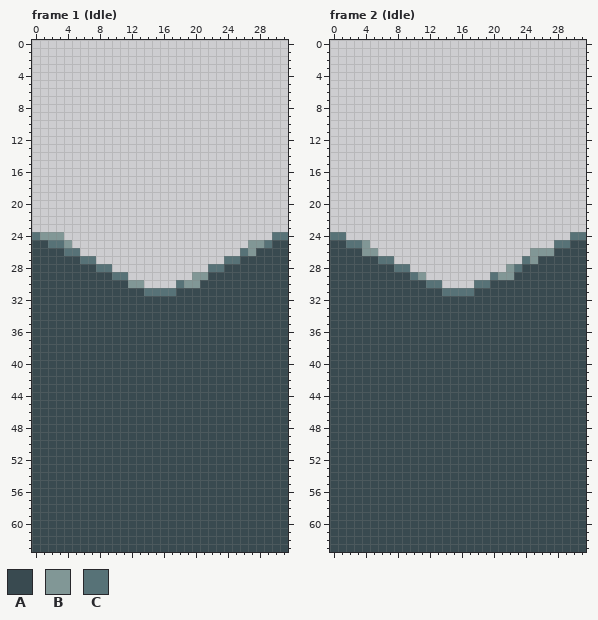
Pixel-art file -- Assets/Sprites/Water.aseprite. Above: the version before the commit.
32x64 pixels, 5 frames. Shown: frame 1 (Idle), frame 2 (Idle). The commit also changed other frames, which this record leaves out.
Visible layers, top first: "Highlights", "Water".
Palette (. is transparent): A #394a50  B #819796  C #577277
Pixels before, frame 1 (Idle), first column x 0:
24 CBBB..........................CC
25 AACCB......................BBCAA
26 AAAACC....................CBAAAA
27 AAAAAACC................CCAAAAAA
28 AAAAAAAACC............CCAAAAAAAA
29 AAAAAAAAAACC........BBAAAAAAAAAA
30 AAAAAAAAAAAABB....CBBAAAAAAAAAAA
31 AAAAAAAAAAAAAACCCCAAAAAAAAAAAAAA
32 AAAAAAAAAAAAAAAAAAAAAAAAAAAAAAAA
33 AAAAAAAAAAAAAAAAAAAAAAAAAAAAAAAA
34 AAAAAAAAAAAAAAAAAAAAAAAAAAAAAAAA
35 AAAAAAAAAAAAAAAAAAAAAAAAAAAAAAAA
36 AAAAAAAAAAAAAAAAAAAAAAAAAAAAAAAA
37 AAAAAAAAAAAAAAAAAAAAAAAAAAAAAAAA
38 AAAAAAAAAAAAAAAAAAAAAAAAAAAAAAAA
39 AAAAAAAAAAAAAAAAAAAAAAAAAAAAAAAA
40 AAAAAAAAAAAAAAAAAAAAAAAAAAAAAAAA
41 AAAAAAAAAAAAAAAAAAAAAAAAAAAAAAAA
42 AAAAAAAAAAAAAAAAAAAAAAAAAAAAAAAA
43 AAAAAAAAAAAAAAAAAAAAAAAAAAAAAAAA
44 AAAAAAAAAAAAAAAAAAAAAAAAAAAAAAAA
45 AAAAAAAAAAAAAAAAAAAAAAAAAAAAAAAA
46 AAAAAAAAAAAAAAAAAAAAAAAAAAAAAAAA
47 AAAAAAAAAAAAAAAAAAAAAAAAAAAAAAAA
48 AAAAAAAAAAAAAAAAAAAAAAAAAAAAAAAA
49 AAAAAAAAAAAAAAAAAAAAAAAAAAAAAAAA
50 AAAAAAAAAAAAAAAAAAAAAAAAAAAAAAAA
51 AAAAAAAAAAAAAAAAAAAAAAAAAAAAAAAA
52 AAAAAAAAAAAAAAAAAAAAAAAAAAAAAAAA
53 AAAAAAAAAAAAAAAAAAAAAAAAAAAAAAAA
54 AAAAAAAAAAAAAAAAAAAAAAAAAAAAAAAA
55 AAAAAAAAAAAAAAAAAAAAAAAAAAAAAAAA
56 AAAAAAAAAAAAAAAAAAAAAAAAAAAAAAAA
57 AAAAAAAAAAAAAAAAAAAAAAAAAAAAAAAA
58 AAAAAAAAAAAAAAAAAAAAAAAAAAAAAAAA
59 AAAAAAAAAAAAAAAAAAAAAAAAAAAAAAAA
60 AAAAAAAAAAAAAAAAAAAAAAAAAAAAAAAA
61 AAAAAAAAAAAAAAAAAAAAAAAAAAAAAAAA
62 AAAAAAAAAAAAAAAAAAAAAAAAAAAAAAAA
63 AAAAAAAAAAAAAAAAAAAAAAAAAAAAAAAA
Pixels before, frame 2 (Idle), first column x 0:
24 CC............................CC
25 AACCB.......................CCAA
26 AAAABB...................BBBAAAA
27 AAAAAACC................CBAAAAAA
28 AAAAAAAACC............BCAAAAAAAA
29 AAAAAAAAAACB........CBBAAAAAAAAA
30 AAAAAAAAAAAACC....CCAAAAAAAAAAAA
31 AAAAAAAAAAAAAACCCCAAAAAAAAAAAAAA
32 AAAAAAAAAAAAAAAAAAAAAAAAAAAAAAAA
33 AAAAAAAAAAAAAAAAAAAAAAAAAAAAAAAA
34 AAAAAAAAAAAAAAAAAAAAAAAAAAAAAAAA
35 AAAAAAAAAAAAAAAAAAAAAAAAAAAAAAAA
36 AAAAAAAAAAAAAAAAAAAAAAAAAAAAAAAA
37 AAAAAAAAAAAAAAAAAAAAAAAAAAAAAAAA
38 AAAAAAAAAAAAAAAAAAAAAAAAAAAAAAAA
39 AAAAAAAAAAAAAAAAAAAAAAAAAAAAAAAA
40 AAAAAAAAAAAAAAAAAAAAAAAAAAAAAAAA
41 AAAAAAAAAAAAAAAAAAAAAAAAAAAAAAAA
42 AAAAAAAAAAAAAAAAAAAAAAAAAAAAAAAA
43 AAAAAAAAAAAAAAAAAAAAAAAAAAAAAAAA
44 AAAAAAAAAAAAAAAAAAAAAAAAAAAAAAAA
45 AAAAAAAAAAAAAAAAAAAAAAAAAAAAAAAA
46 AAAAAAAAAAAAAAAAAAAAAAAAAAAAAAAA
47 AAAAAAAAAAAAAAAAAAAAAAAAAAAAAAAA
48 AAAAAAAAAAAAAAAAAAAAAAAAAAAAAAAA
49 AAAAAAAAAAAAAAAAAAAAAAAAAAAAAAAA
50 AAAAAAAAAAAAAAAAAAAAAAAAAAAAAAAA
51 AAAAAAAAAAAAAAAAAAAAAAAAAAAAAAAA
52 AAAAAAAAAAAAAAAAAAAAAAAAAAAAAAAA
53 AAAAAAAAAAAAAAAAAAAAAAAAAAAAAAAA
54 AAAAAAAAAAAAAAAAAAAAAAAAAAAAAAAA
55 AAAAAAAAAAAAAAAAAAAAAAAAAAAAAAAA
56 AAAAAAAAAAAAAAAAAAAAAAAAAAAAAAAA
57 AAAAAAAAAAAAAAAAAAAAAAAAAAAAAAAA
58 AAAAAAAAAAAAAAAAAAAAAAAAAAAAAAAA
59 AAAAAAAAAAAAAAAAAAAAAAAAAAAAAAAA
60 AAAAAAAAAAAAAAAAAAAAAAAAAAAAAAAA
61 AAAAAAAAAAAAAAAAAAAAAAAAAAAAAAAA
62 AAAAAAAAAAAAAAAAAAAAAAAAAAAAAAAA
63 AAAAAAAAAAAAAAAAAAAAAAAAAAAAAAAA
After:
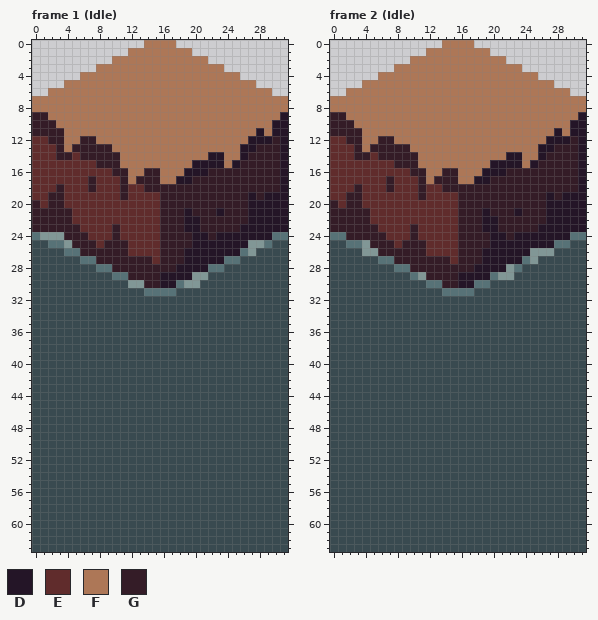
Colours new in this view: D #241527  E #602c2c  F #ad7757  G #341c27
Author's note on the commit: break block is kaputt
What changed:
layer "Block" now shown
Changed rows in their new state; - is an unchanged pixel.
Frame 1 (Idle), layer "Block":
first column x 0:
 0 --------------FFFF--------------
 1 ------------FFFFFFFF------------
 2 ----------FFFFFFFFFFFF----------
 3 --------FFFFFFFFFFFFFFFF--------
 4 ------FFFFFFFFFFFFFFFFFFFF------
 5 ----FFFFFFFFFFFFFFFFFFFFFFFF----
 6 --FFFFFFFFFFFFFFFFFFFFFFFFFFFF--
 7 FFFFFFFFFFFFFFFFFFFFFFFFFFFFFFFF
 8 FFFFFFFFFFFFFFFFFFFFFFFFFFFFFFFF
 9 GGFFFFFFFFFFFFFFFFFFFFFFFFFFFFFD
10 GGGFFFFFFFFFFFFFFFFFFFFFFFFFFFDD
11 GGGGFFFFFFFFFFFFFFFFFFFFFFFFDFDD
12 EEGGFFGGFFFFFFFFFFFFFFFFFFFDDDGD
13 EEEGFGGGGGFFFFFFFFFFFFFFFFDDGGGD
14 EEEGGEGGGGGFFFFFFFFFFFDDFFDGGGGD
15 EEEEEEEEGGGFFFFFFFFFDDDDFDGGGGGD
16 EEEEEEEEEEGGFFGGFFFDDDGGGGGGGGGD
17 EEEEEEEGEEEGFGGGFFDDGGGGGGGGGGGD
18 EEEGEEEGEEEGEEGGGGGGGGGGGGGGGGGD
19 EEGGEEEEEEEGEEEEGGGGGGGGGGGDGDDD
20 GEGGEEEEEEEEEEEEGGGGGGGGGGGDDDDD
21 GGGGGEEEEEEEEEEEGGGDGGGDGGGDDDDD
22 GGGGGEEEEEEEEEEEGGGDDGGGGGGDDDDD
23 GGGGGGEEEEGEEEEEGGGDDGGGGGDDDDDD
24 ----GGGEEEGEEEEEGGGGDDGDDDDDDD--
25 -----GGGEGGGEEEEGGGGDDDDDDD-----
26 ------GGGGGGEEEEGGGDDDDDDD------
27 --------GGGGGGGEGGGDDDDD--------
28 ----------GGGGGGGGDDDD----------
29 ------------GGGGDDDD------------
30 --------------GGDD--------------
Frame 2 (Idle), layer "Block":
first column x 0:
 0 --------------FFFF--------------
 1 ------------FFFFFFFF------------
 2 ----------FFFFFFFFFFFF----------
 3 --------FFFFFFFFFFFFFFFF--------
 4 ------FFFFFFFFFFFFFFFFFFFF------
 5 ----FFFFFFFFFFFFFFFFFFFFFFFF----
 6 --FFFFFFFFFFFFFFFFFFFFFFFFFFFF--
 7 FFFFFFFFFFFFFFFFFFFFFFFFFFFFFFFF
 8 FFFFFFFFFFFFFFFFFFFFFFFFFFFFFFFF
 9 GGFFFFFFFFFFFFFFFFFFFFFFFFFFFFFD
10 GGGFFFFFFFFFFFFFFFFFFFFFFFFFFFDD
11 GGGGFFFFFFFFFFFFFFFFFFFFFFFFDFDD
12 EEGGFFGGFFFFFFFFFFFFFFFFFFFDDDGD
13 EEEGFGGGGGFFFFFFFFFFFFFFFFDDGGGD
14 EEEGGEGGGGGFFFFFFFFFFFDDFFDGGGGD
15 EEEEEEEEGGGFFFFFFFFFDDDDFDGGGGGD
16 EEEEEEEEEEGGFFGGFFFDDDGGGGGGGGGD
17 EEEEEEEGEEEGFGGGFFDDGGGGGGGGGGGD
18 EEEGEEEGEEEGEEGGGGGGGGGGGGGGGGGD
19 EEGGEEEEEEEGEEEEGGGGGGGGGGGDGDDD
20 GEGGEEEEEEEEEEEEGGGGGGGGGGGDDDDD
21 GGGGGEEEEEEEEEEEGGGDGGGDGGGDDDDD
22 GGGGGEEEEEEEEEEEGGGDDGGGGGGDDDDD
23 GGGGGGEEEEGEEEEEGGGDDGGGGGDDDDDD
24 --GGGGGEEEGEEEEEGGGGDDGDDDDDDD--
25 -----GGGEGGGEEEEGGGGDDDDDDDD----
26 ------GGGGGGEEEEGGGDDDDDD-------
27 --------GGGGGGGEGGGDDDDD--------
28 ----------GGGGGGGGDDDD----------
29 ------------GGGGDDDD------------
30 --------------GGDD--------------
